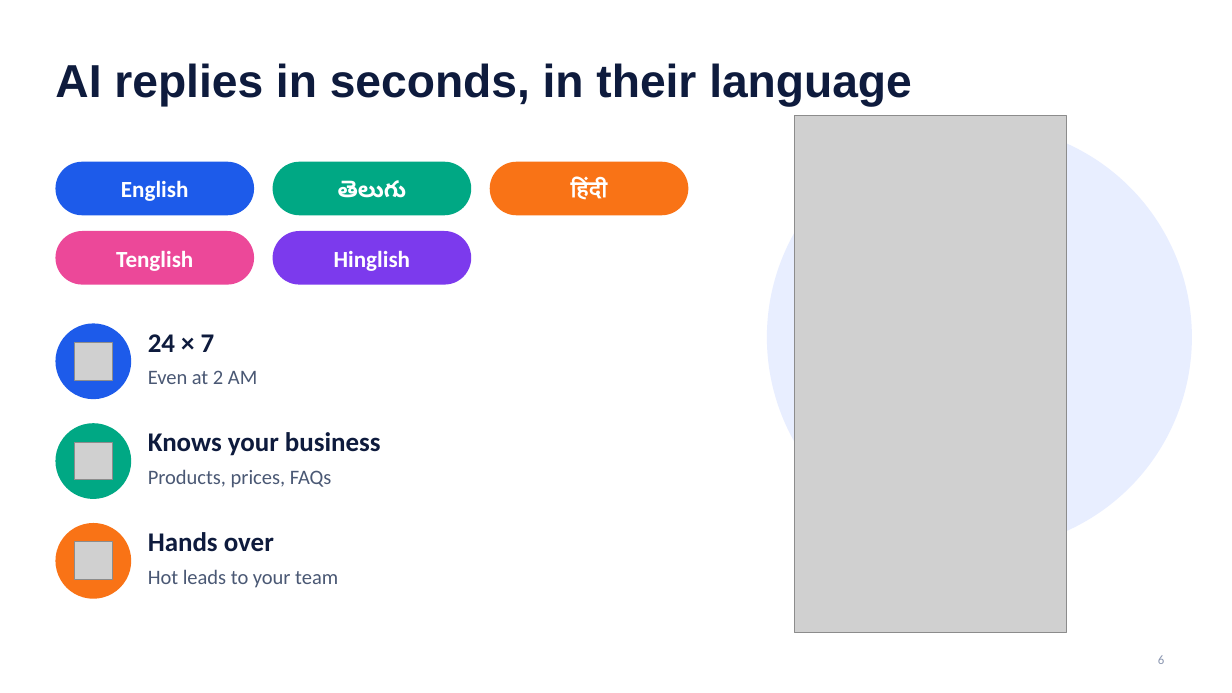
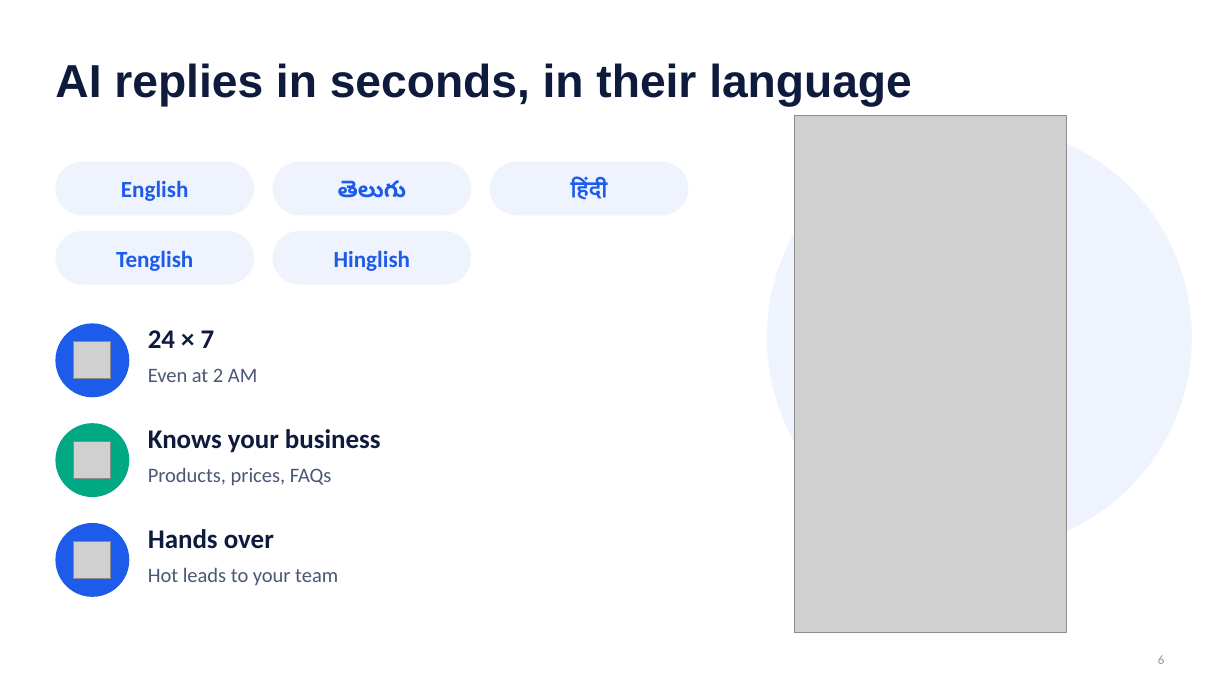
Before and after one commit to tejachennu/Marketing-CRM, a slide deck: slide 6 of docs/presentations/WAMA-CRM-Client-Presentation.pptx. Drawn at 1232x693 pixels with LibreOffice and Linux fonts; fonts in the diff are those of the drawing; grey boxes stand for pictures; background and template pictures are left out. Boxes give left, top, right and bottom in pixels: in the first picture for what was removed or moved away, otherwise in the second. Text is boxed around its words. In the diff, an @@ line names an element or a change of style, - is before the commit and + after.

```diff
--- a/docs/presentations/WAMA-CRM-Client-Presentation.pptx
+++ b/docs/presentations/WAMA-CRM-Client-Presentation.pptx
@@ rounded rectangle at (x1=55, y1=162, x2=254, y2=215): fill #1D5BEA to #EEF3FE @@
@@ rounded rectangle at (x1=273, y1=162, x2=471, y2=215): fill #00A884 to #EEF3FE @@
@@ rounded rectangle at (x1=490, y1=162, x2=689, y2=215): fill #F97316 to #EEF3FE @@
@@ rounded rectangle at (x1=55, y1=231, x2=254, y2=285): fill #EC4899 to #EEF3FE @@
@@ text colour #FFFFFF to #1D5BEA in 5 elements at (x1=121, y1=180, x2=188, y2=201), (x1=338, y1=181, x2=407, y2=198), (x1=571, y1=179, x2=608, y2=200), (x1=116, y1=250, x2=193, y2=271), (x1=334, y1=250, x2=410, y2=271) @@
@@ rounded rectangle at (x1=273, y1=231, x2=471, y2=285): fill #7C3AED to #EEF3FE @@
@@ text "24 × 7" moved from (x1=148, y1=334, x2=215, y2=352) to (x1=148, y1=330, x2=215, y2=348) @@
@@ ellipse at (x1=55, y1=523, x2=129, y2=597): fill #F97316 to #1D5BEA @@
```
Also in this commit, not shown: 12 other slides changed, 2 slides added, 1 slide removed, 9 other files.
